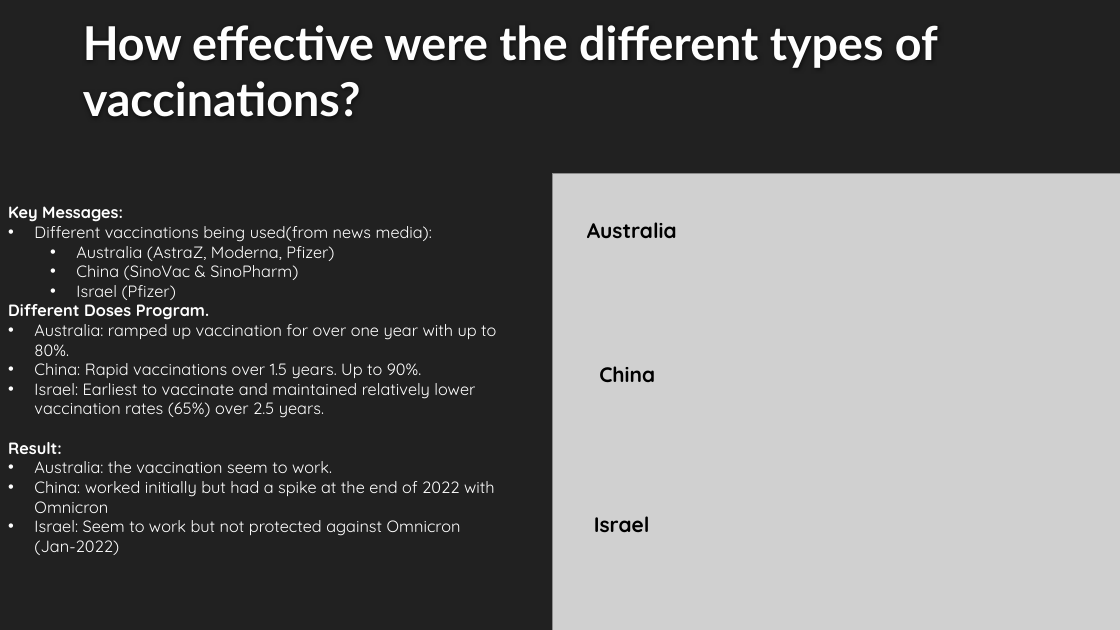
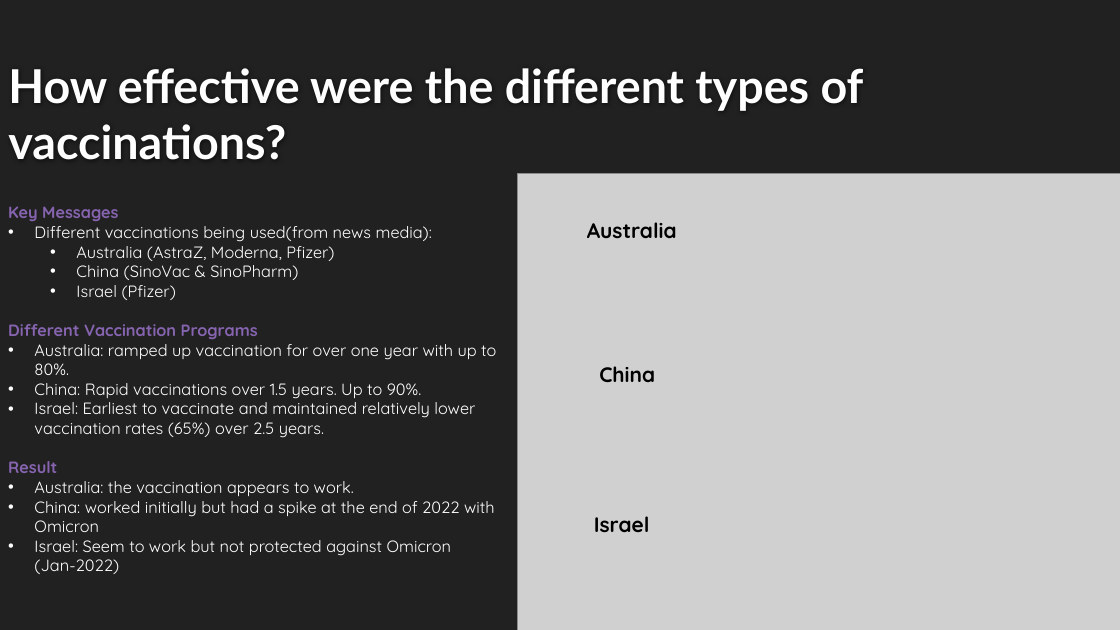
Before and after one commit to cmorrow28/project_one, a slide deck: slide 10 of Covid19_Presentation_Final.pptx. Drawn at 1120x630 pixels with LibreOffice and Linux fonts; fonts in the diff are those of the drawing; grey boxes stand for pictures; background and template pictures are left out. Boxes give left, top, right and bottom in pixels: in the first picture for what was removed or moved away, otherwise in the second. Text is boxed around its words. In the diff, an @@ line names an element or a change of style, - is before the commit and + after.

```diff
--- a/Covid19_Presentation_Final.pptx
+++ b/Covid19_Presentation_Final.pptx
@@ title "How effective were the different ...": place and size @@
-title "How effective were the different ..." at (83,25,938,117)
+title "How effective were the different ..." at (8,68,864,160)
@@ picture: place and size @@
-picture at (552,173,1120,630)
+picture at (518,173,1120,630)
@@ text at (8,206,118,221): text changed; text colour #FFFFFF to #8664B0 @@
-Key Messages:
+Key Messages
@@ text at (8,324,258,339): text changed; text colour #FFFFFF to #8664B0 @@
-Different Doses Program.
+Different Vaccination Programs
@@ text at (8,461,495,574): text changed @@
-Result:
-• Australia: the vaccination seem to work.
-• China: worked initially but had a spike at the end of 2022 with Omnicron
-• Israel: Seem to work but not protected against Omnicron (Jan-2022)
+Result
+• Australia: the vaccination appears to work.
+• China: worked initially but had a spike at the end of 2022 with Omicron
+• Israel: Seem to work but not protected against Omicron (Jan-2022)
```
Also in this commit, not shown: 10 other slides changed.
